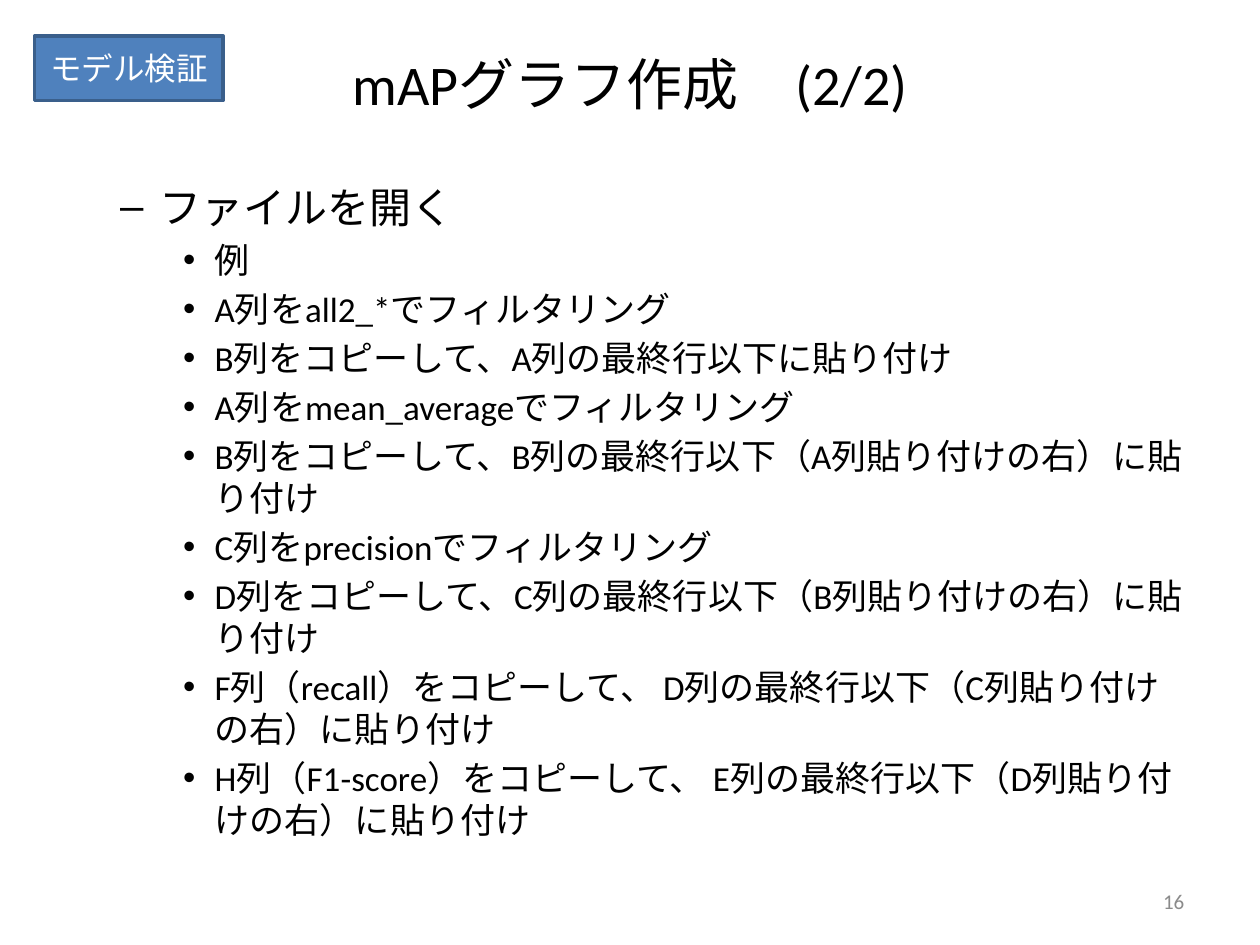
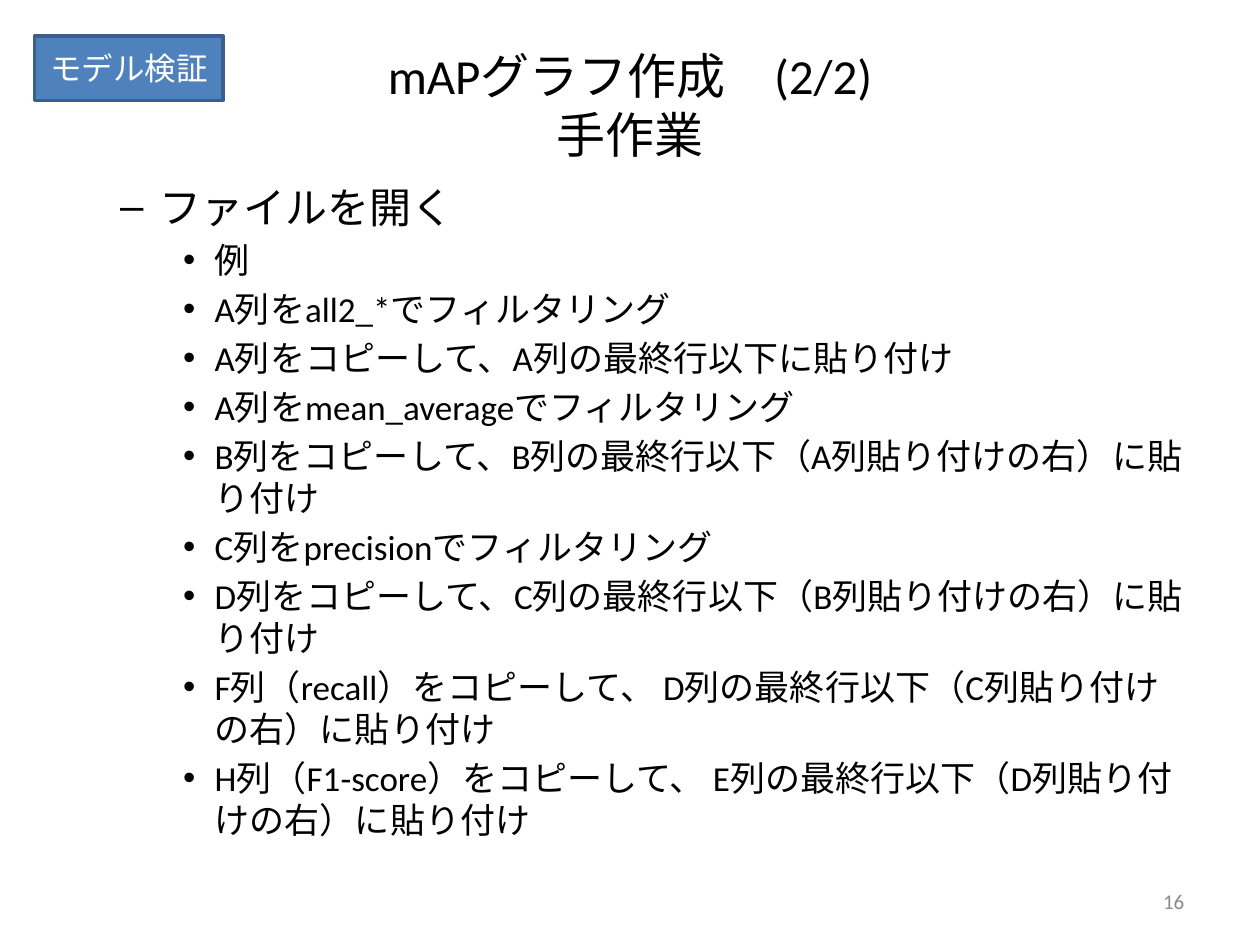
Before and after one commit to keides2/android-yolo-v2, a slide deck: slide 16 of docs/[PPTX] ごみ分別人工知能スマホアプリ作成手順.pptx. Drawn at 1260x945 pixels with LibreOffice and Linux fonts; fonts in the diff are those of the drawing. Boxes give left, top, right and bottom in pixels: in the first picture for what was removed or moved away, otherwise in the second. Text is boxed around its words. In the diff, an @@ line names an element or a change of style, - is before the commit and + after.

```diff
--- a/docs/[PPTX] ごみ分別人工知能スマホアプリ作成手順.pptx
+++ b/docs/[PPTX] ごみ分別人工知能スマホアプリ作成手順.pptx
@@ title at [388, 54, 872, 157]: text changed; size 32 to 28 pt @@
-mAPグラフ作成 (2/2)
+mAPグラフ作成 (2/2)
+手作業
@@ text at [215, 342, 954, 374]: text changed @@
-    • B列をコピーして、A列の最終行以下に貼り付け
+    • A列をコピーして、A列の最終行以下に貼り付け
```
Also in this commit, not shown: 18 other slides changed, 2 other files.
